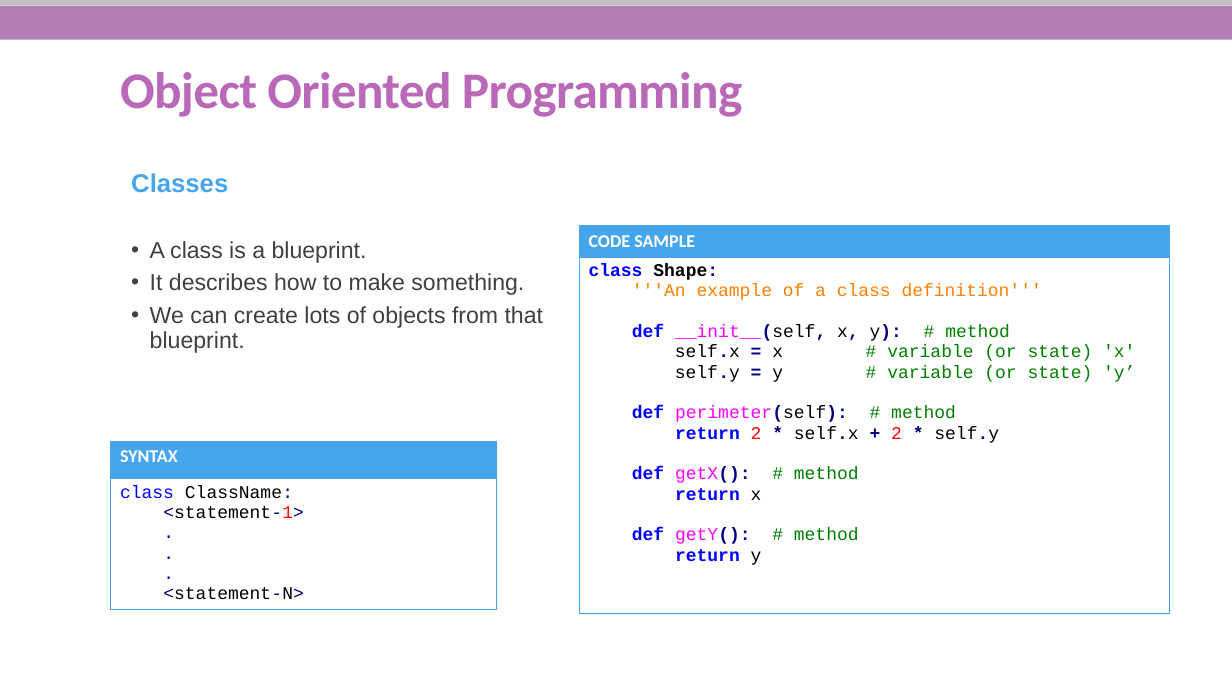
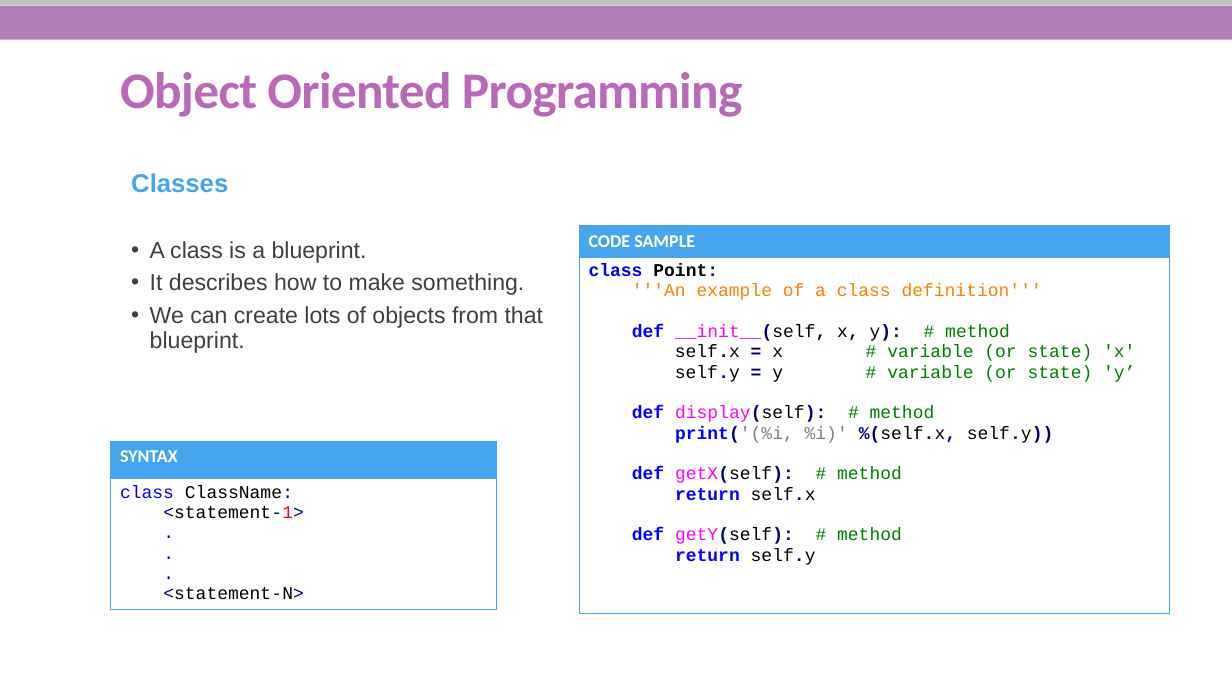
Before and after one commit to She-Codes-Now/Intro-to-Python, a slide deck: slide 25 of Python-SheCodesNow_updated.pptx. Drawn at 1232x693 pixels with LibreOffice and Linux fonts; fonts in the diff are those of the drawing; background and template pictures are left out. Boxes give left, top, right and bottom in pixels: in the first picture for what was removed or moved away, otherwise in the second. Text is boxed around its words. In the diff, an @@ line names an element or a change of style, - is before the commit and + after.

```diff
--- a/Python-SheCodesNow_updated.pptx
+++ b/Python-SheCodesNow_updated.pptx
@@ table at (x1=579, y1=226, x2=1170, y2=613) @@
-row 2, column 1: class Shape: / '''An example of a class definition''' / def __init__(self, x, y): # method / self.x = x # variable (or state) 'x' / self.y = y # variable (or state) 'y’ / def perimeter(self): # method / return 2 * self.x + 2 * self.y / def getX(): # method / return x / def getY(): # method / return y
+row 2, column 1: class Point: / '''An example of a class definition''' / def __init__(self, x, y): # method / self.x = x # variable (or state) 'x' / self.y = y # variable (or state) 'y’ / def display(self): # method / print('(%i, %i)' %(self.x, self.y)) / def getX(self): # method / return self.x / def getY(self): # method / return self.y
```
Also in this commit, not shown: 12 other slides changed, 3 slides added, 12 slides removed.
